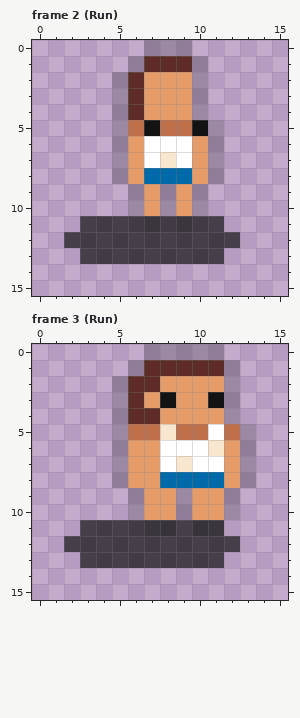
Pixel-art file -- Assets/Player/Player.ase. The picture above was drawn from the file before the commit.
16x16 pixels, 11 frames. Shown: frame 2 (Run), frame 3 (Run). The commit also changed other frames, which this record leaves out.
And afterwards:
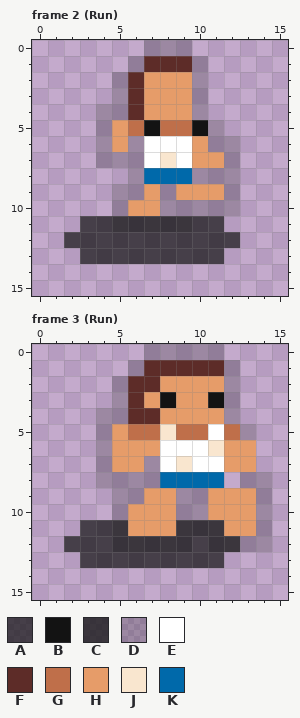
Palette (. is transparent): A #131313b5  B #131313  C #151515c7  D #1b1b1b3d  E #ffffff  F #5d2c28  G #bf6f4a  H #e69c69  J #f9e6cf  K #0069aa
Difference:
Frame 2 (Run), layer "Layer 1":
y 4: x 4 . -> D
y 5: x 4..5 .D -> DH
y 6: x 4..6 .DH -> DHD; x 12 . -> D
y 7: x 4 . -> D; x 6 H -> D; x 11..12 D. -> HD
y 8: x 5..6 DH -> .D; x 10 H -> D; x 12 . -> D
y 9: x 5 . -> D; x 10..12 D.. -> HHD
y 10: x 5..6 .D -> DH; x 9 H -> D; x 11..12 .. -> DD
y 11: x 5..6 AA -> CC; x 8 A -> C
Frame 3 (Run), layer "Layer 1":
y 4: x 4 . -> D
y 5: x 4..5 .D -> DH
y 6: x 4..5 .D -> DH; x 13 D -> H
y 7: x 4..5 .D -> DH; x 7 H -> D; x 13 D -> H
y 8: x 4 . -> D; x 6..7 HH -> DD; x 12 H -> .; x 14 . -> D
y 9: x 5 . -> D; x 10 H -> D; x 12..14 D.. -> HHD
y 10: x 5..6 .D -> DH; x 10 H -> D; x 12..14 D.. -> HHD
y 11: x 5..9 AACCA -> CHHHC; x 12..14 ... -> HHD
y 12: x 5..9 AAAAA -> CCCCC; x 11..14 AA.. -> CCDD
